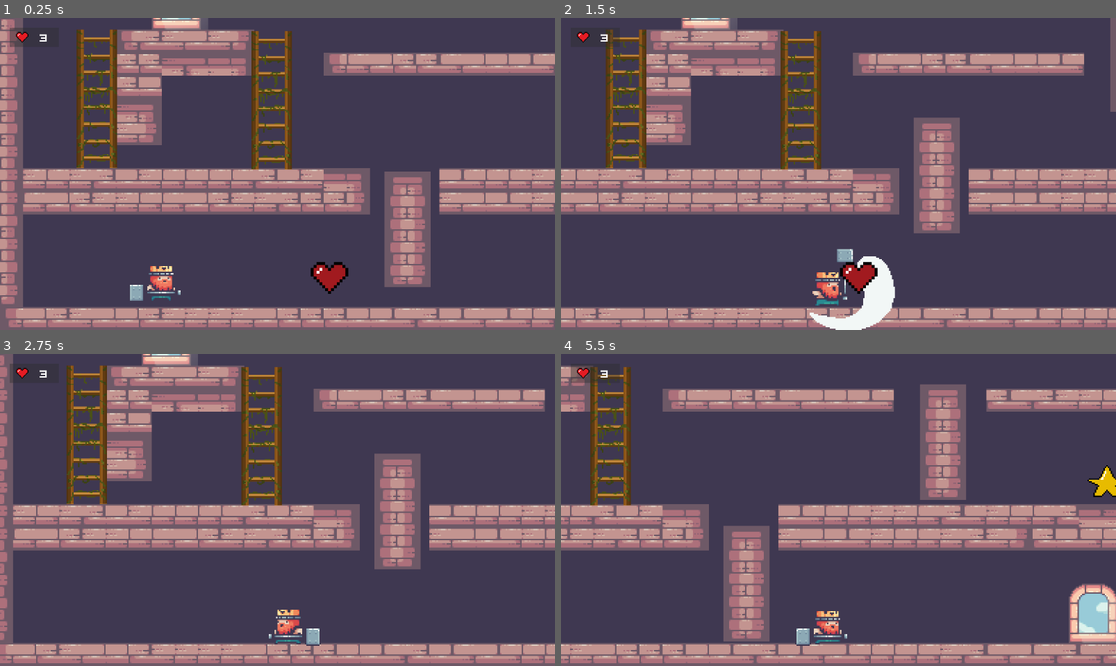
Above: before the commit, frames 1-4 (two rows, left to right).
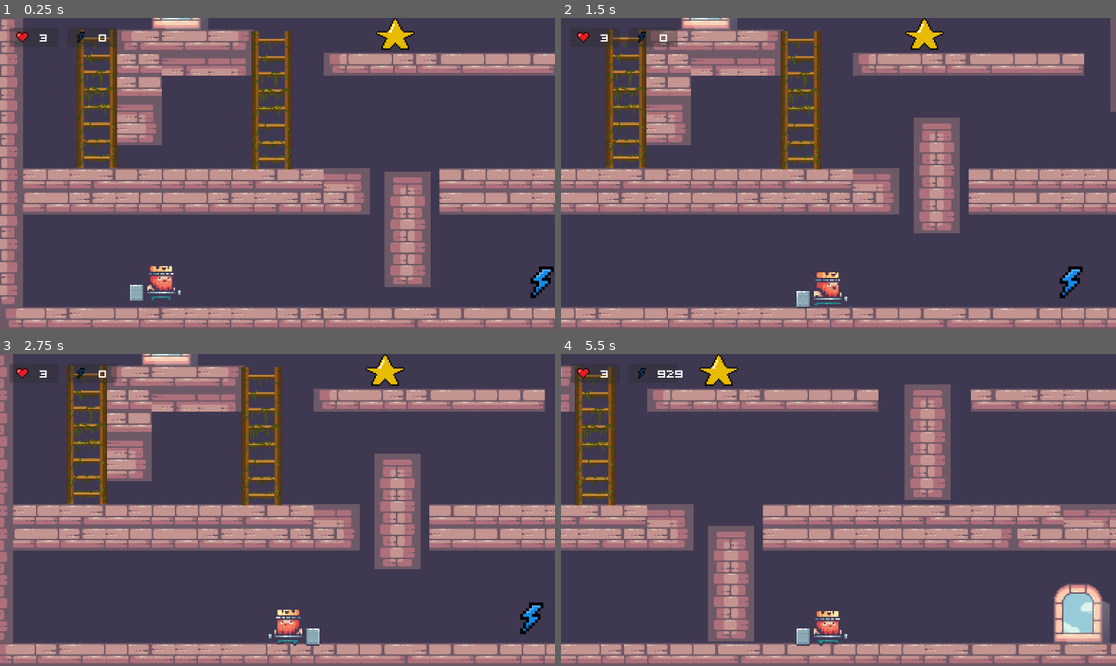
Above: after the commit, the same moments.

Repository: Ai2045/Castle-Climbers
Game: Godot game, scene res://Scenes/Main.tscn
Two runs of this game, one before a commit and one after it. Both use one fixed random seed, a clock stepped at 60 frames per second and the inputs below.
Inputs:
- Up to frame 1 (0.25 s): no input
- Up to frame 2 (1.5 s): tap Enter at 0.5 s; hold Shift (ui_attack) 0.53-1.28 s; hold Right (ui_right) from 0.53 s (still down); tap Up (ui_up) at 0.77 s; tap Shift (ui_attack) at 1.35 s
- Up to frame 3 (2.75 s): tap Up (ui_up) at 1.52 s; release Right (ui_right) at 2.03 s; hold Left (ui_left) from 2.03 s (still down); hold Shift (ui_attack) from 2.03 s (still down)
- Up to frame 4 (5.5 s): release Left (ui_left) at 2.78 s; release Shift (ui_attack) at 2.78 s; hold Right (ui_right) 2.78-4.28 s; tap Shift (ui_attack) at 2.85, 4.35 s; tap Up (ui_up) at 3.02, 3.77, 4.52 s; hold Shift (ui_attack) 3.53-4.28 s; hold Left (ui_left) 4.28-5.03 s; hold Right (ui_right) from 5.03 s (still down); hold Shift (ui_attack) from 5.03 s (still down)

The runs differ from the first frame. In frame 1, 1.2% of the frame differs, in the area x 13-100%, y 0-90%; in frame 2, 3.1%; in frame 3, 1.0%; in frame 4, 20%, in the area x 0-100%, y 0-100%.

Commit message:
pickup attack and UI attack

Diff:
--- a/Scenes/Main.tscn
+++ b/Scenes/Main.tscn
@@ -2159,9 +2159,12 @@
 [node name="Pickups" type="Node2D" parent="."]
 
 [node name="Pickup" parent="Pickups" instance=ExtResource("8_k68ce")]
-position = Vector2(228, 619)
-pickup = 0
+position = Vector2(273, 450)
+pickup = 1
 
 [node name="Pickup2" parent="Pickups" instance=ExtResource("8_k68ce")]
-position = Vector2(531, 527)
-pickup = 1
+position = Vector2(635, 255)
+
+[node name="Pickup3" parent="Pickups" instance=ExtResource("8_k68ce")]
+position = Vector2(368, 624)
+pickup = 2
--- a/Scenes/Main2.tscn
+++ b/Scenes/Main2.tscn
@@ -6,6 +6,7 @@
 [ext_resource type="PackedScene" uid="uid://duomtukxcksgh" path="res://Scenes/Player.tscn" id="4_3bjdg"]
 [ext_resource type="PackedScene" uid="uid://b20bmiuiv1bf4" path="res://Scenes/BombSpawner.tscn" id="5_xfvnf"]
 [ext_resource type="PackedScene" uid="uid://dl0mbqinutbef" path="res://Scenes/BoxSpawner.tscn" id="6_pdxww"]
+[ext_resource type="PackedScene" uid="uid://cvly2sehkl7hx" path="res://Scenes/Pickup.tscn" id="7_dnnbg"]
 
 [sub_resource type="TileSetAtlasSource" id="TileSetAtlasSource_nv76t"]
 texture = ExtResource("1_fk44x")
@@ -2147,3 +2148,16 @@
 animated_sprite = NodePath("../BombSpawner/AnimatedSprite2D")
 flip_h = true
 flip_v = true
+
+[node name="Pickups" type="Node2D" parent="."]
+
+[node name="Pickup" parent="Pickups" instance=ExtResource("7_dnnbg")]
+position = Vector2(670, 626)
+pickup = 2
+
+[node name="Pickup2" parent="Pickups" instance=ExtResource("7_dnnbg")]
+position = Vector2(478, 348)
+pickup = 1
+
+[node name="Pickup3" parent="Pickups" instance=ExtResource("7_dnnbg")]
+position = Vector2(1089, 529)
--- a/Scenes/player.tscn
+++ b/Scenes/player.tscn
@@ -11,6 +11,8 @@
 [ext_resource type="Script" path="res://GUI/Health.gd" id="9_ujnra"]
 [ext_resource type="Texture2D" uid="uid://daomqyb4fg30b" path="res://Assets/heart/heart/sprite_4.png" id="10_xta6a"]
 [ext_resource type="FontFile" uid="uid://6t41kx6p1hri" path="res://Assets/Font/QuinqueFive.otf" id="11_ffb61"]
+[ext_resource type="Script" path="res://Scripts/Attack.gd" id="12_q66lp"]
+[ext_resource type="Texture2D" uid="uid://fd4pmxmcvdbr" path="res://Assets/lightning bolt/lightning bolt/sprite_4.png" id="13_s3pig"]
 
 [sub_resource type="RectangleShape2D" id="RectangleShape2D_guxkt"]
 size = Vector2(21, 23)
@@ -350,7 +352,7 @@
 "move_right": SubResource("Animation_vogpg")
 }
 
-[node name="Player" type="CharacterBody2D" node_paths=PackedStringArray("player_sprite", "player_collisionShape", "animation_player", "offset_camera", "health", "health_label")]
+[node name="Player" type="CharacterBody2D" node_paths=PackedStringArray("player_sprite", "player_collisionShape", "animation_player", "offset_camera", "health", "health_label", "attack", "attack_boost_timer", "attack_rayCast")]
 script = ExtResource("1_o4idn")
 jump_height = -130
 player_sprite = NodePath("AnimatedSprite2D")
@@ -359,6 +361,9 @@
 offset_camera = NodePath("OffsetCamera")
 health = NodePath("UI/Health")
 health_label = NodePath("UI/Health/Label")
+attack = NodePath("UI/Attack")
+attack_boost_timer = NodePath("AttackBoostTimer")
+attack_rayCast = NodePath("AttackRayCast")
 
 [node name="CollisionShape2D" type="CollisionShape2D" parent="."]
 position = Vector2(-7, 0.5)
@@ -376,7 +381,7 @@
 limit_bottom = 656
 
 [node name="OffsetCamera" type="Camera2D" parent="."]
-offset = Vector2(-100, -50)
+offset = Vector2(100, -50)
 enabled = false
 zoom = Vector2(2, 2)
 position_smoothing_enabled = true
@@ -420,4 +425,44 @@
 vertical_alignment = 1
 uppercase = true
 
+[node name="Attack" type="ColorRect" parent="UI" node_paths=PackedStringArray("label")]
+offset_left = 140.0
+offset_top = 20.0
+offset_right = 242.0
+offset_bottom = 60.0
+color = Color(0.172549, 0.172549, 0.172549, 0.407843)
+script = ExtResource("12_q66lp")
+label = NodePath("Label")
+
+[node name="Sprite2D" type="Sprite2D" parent="UI/Attack"]
+position = Vector2(25, 19)
+texture = ExtResource("13_s3pig")
+
+[node name="Label" type="Label" parent="UI/Attack"]
+layout_mode = 1
+anchors_preset = 6
+anchor_left = 1.0
+anchor_top = 0.5
+anchor_right = 1.0
+anchor_bottom = 0.5
+offset_left = -37.0
+offset_top = -11.5
+offset_right = 13.0
+offset_bottom = 11.5
+grow_horizontal = 0
+grow_vertical = 2
+theme_override_fonts/font = ExtResource("11_ffb61")
+theme_override_font_sizes/font_size = 15
+text = "0"
+vertical_alignment = 1
+uppercase = true
+
+[node name="AttackBoostTimer" type="Timer" parent="."]
+wait_time = 1000.0
+
+[node name="AttackRayCast" type="RayCast2D" parent="."]
+target_position = Vector2(50, 0)
+collide_with_areas = true
+
 [connection signal="animation_finished" from="AnimatedSprite2D" to="." method="_on_animated_sprite_2d_animation_finished"]
+[connection signal="timeout" from="AttackBoostTimer" to="." method="_on_attack_boost_timer_timeout"]
--- /dev/null
+++ b/Scripts/Attack.gd
@@ -0,0 +1,6 @@
+extends ColorRect
+
+@export var label: Label
+
+func update_attack_boost(attack_time_left):
+	label.text = str(attack_time_left)
--- a/Scripts/Bomb.gd
+++ b/Scripts/Bomb.gd
@@ -17,7 +17,8 @@
 		timer.start()
 		Global.is_bomb_moving = false
 
-		body.take_damage()
+		if Global.can_hurt == true:
+			body.take_damage()
 
 	if body.name == "Level" and ! body.name.begins_with("Platform"):
 		sprite_animated.play("explode")
--- a/Scripts/Box.gd
+++ b/Scripts/Box.gd
@@ -10,7 +10,8 @@
 		animated_sprite.play("explode")
 		Global.disable_spawning()
 
-		body.take_damage()
+		if Global.can_hurt == true:
+			body.take_damage()
 
 	if body.name.begins_with("wall"):
 		queue_free()
--- a/Scripts/Global.gd
+++ b/Scripts/Global.gd
@@ -20,3 +20,5 @@
 	can_spawn = true
 
 enum Pickups {HEALTH, SCORE, ATTACK}
+
+var can_hurt = true
--- a/Scripts/Pickup.gd
+++ b/Scripts/Pickup.gd
@@ -30,5 +30,5 @@
 
 func _on_body_entered(body):
 	if body.name == "Player":
+		body.add_pickup(pickup)
 		get_tree().queue_delete(self)
-		body.add_pickup(pickup)
--- a/Scripts/Player.gd
+++ b/Scripts/Player.gd
@@ -1,7 +1,7 @@
 extends CharacterBody2D
 
 signal update_lives(lives, max_lives)
-
+signal update_attack_boost(attack_time_left)
 @export var max_lives = 3
 @export var lives = 3
 @export var speed = 100
@@ -17,21 +17,44 @@
 @export var offset_camera: Camera2D
 @export var health: ColorRect
 @export var health_label: Label
+@export var attack: ColorRect
+@export var attack_boost_timer: Timer
+@export var attack_rayCast:RayCast2D
+
+var attack_time_left = 0
 
 func _ready():
 	current_direction = -1
+	attack_time_left = attack_boost_timer.wait_time
+	print(attack_time_left)
+	update_lives.connect(health.update_lives)
+	update_attack_boost.connect(attack.update_attack_boost)
+	health_label.text = str(lives)
 
-	update_lives.connect(health.update_lives)
-	health_label.text = str(lives)
 func _physics_process(delta):
 
 	velocity.y += gravity * delta
 	horizontal_movement()
 	move_and_slide()
 
-	if !Global.is_attacking || Global.is_climbing:
+	if Global.is_climbing == false:
 		player_animations()
 
+	if Global.is_attacking == true:
+		attack_time_left = max(0, attack_time_left -1)
+		update_attack_boost.emit(attack_time_left)
+
+		var target = attack_rayCast.get_collider()
+		if target != null:
+			if target.name == "Box" and Input.is_action_pressed("ui_attack"):
+				Global.disable_spawning()
+				target.queue_free()
+			if target.name == "Bomb" and Input.is_action_pressed("ui_attack"):
+				Global.is_bomb_moving = false
+
+			Global.can_hurt = false
+		else :
+			Global.can_hurt = true
 func horizontal_movement():
 
 	var horizontal_input = Input.get_action_strength("ui_right") - Input.get_action_strength("ui_left")
@@ -54,8 +77,8 @@
 
 func _input(event):
 	if event.is_action_pressed("ui_attack"):
-		Global.is_attacking = true
-		player_sprite.play("attack")
+		if Global.is_attacking == true:
+			player_sprite.play("attack")
 
 	if event.is_action_pressed("ui_jump") and is_on_floor():
 		velocity.y = jump_height
@@ -77,7 +100,8 @@
 			Global.is_jumping = false
 
 func _on_animated_sprite_2d_animation_finished():
-	Global.is_attacking = false
+	if attack_time_left <= 0:
+		Global.is_attacking = false
 	Global.is_climbing = false
 	set_physics_process(true)
 
@@ -89,26 +113,32 @@
 
 	if current_direction != last_direction:
 		if current_direction == 1:
-			animation_player.play("move_right")
 
 			offset_camera.limit_left = -110
 			offset_camera.limit_bottom = 705
 			offset_camera.limit_top = 40
 			offset_camera.limit_right = 1068
 
+			animation_player.play("move_right")
+
+			attack_rayCast.target_position.x = 50
+
 		elif current_direction == -1:
-			animation_player.play("move_left")
 
 			offset_camera.limit_left = 90
 			offset_camera.limit_bottom = 705
 			offset_camera.limit_top = 40
 			offset_camera.limit_right = 1268
 
+			animation_player.play("move_left")
+
+			attack_rayCast.target_position.x = -50
+
 		last_direction = current_direction
 
 
 func take_damage():
-	if lives > 0:
+	if lives > 0 and Global.can_hurt == true:
 		lives = lives -1
 		update_lives.emit(lives, max_lives)
 		print(lives)
@@ -122,8 +152,17 @@
 			update_lives.emit(lives, max_lives)
 			print(lives)
 
-		if pickup == Global.Pickups.ATTACK:
-			pass
+	if pickup == Global.Pickups.ATTACK:
+		Global.is_attacking = true
+		print("take")
 
-		if pickup == Global.Pickups.SCORE:
-			pass
+	if pickup == Global.Pickups.SCORE:
+		pass
+
+
+
+
+func _on_attack_boost_timer_timeout():
+	if attack_time_left <= 0:
+		Global.is_attacking = false
+		Global.can_hurt = true
Not shown: 1 places in Scenes/Main2.tscn that only renumber resources
Not shown: 1 places in Scenes/player.tscn that only renumber resources
